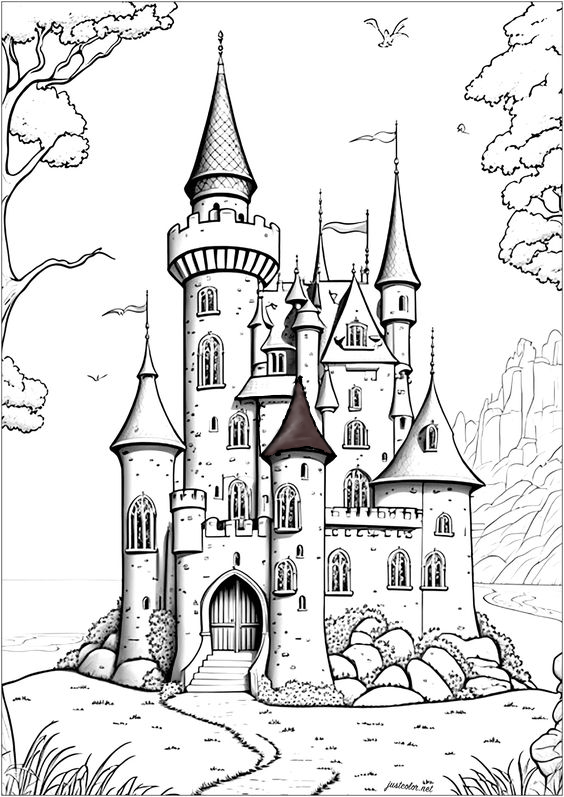
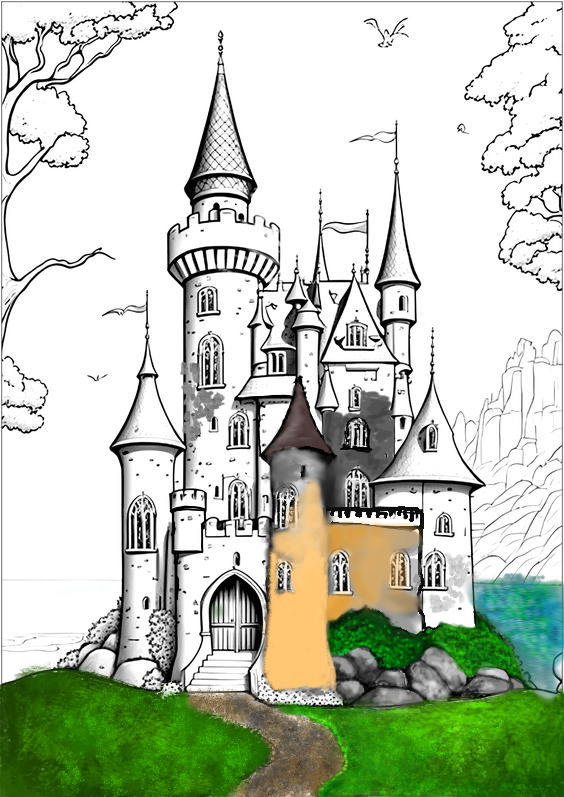
Layered file, before and after one edit (564x797). Changes by layer:
pixels changed over (x1=0, y1=186, x2=564, y2=797) (layer not identified)
